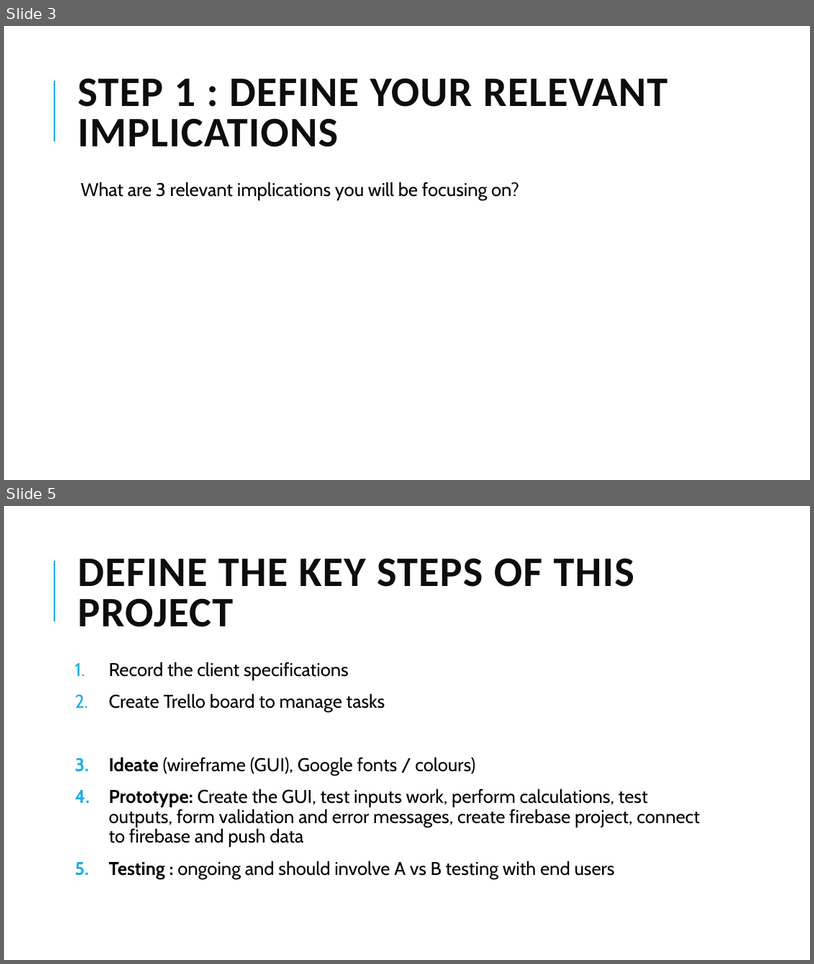
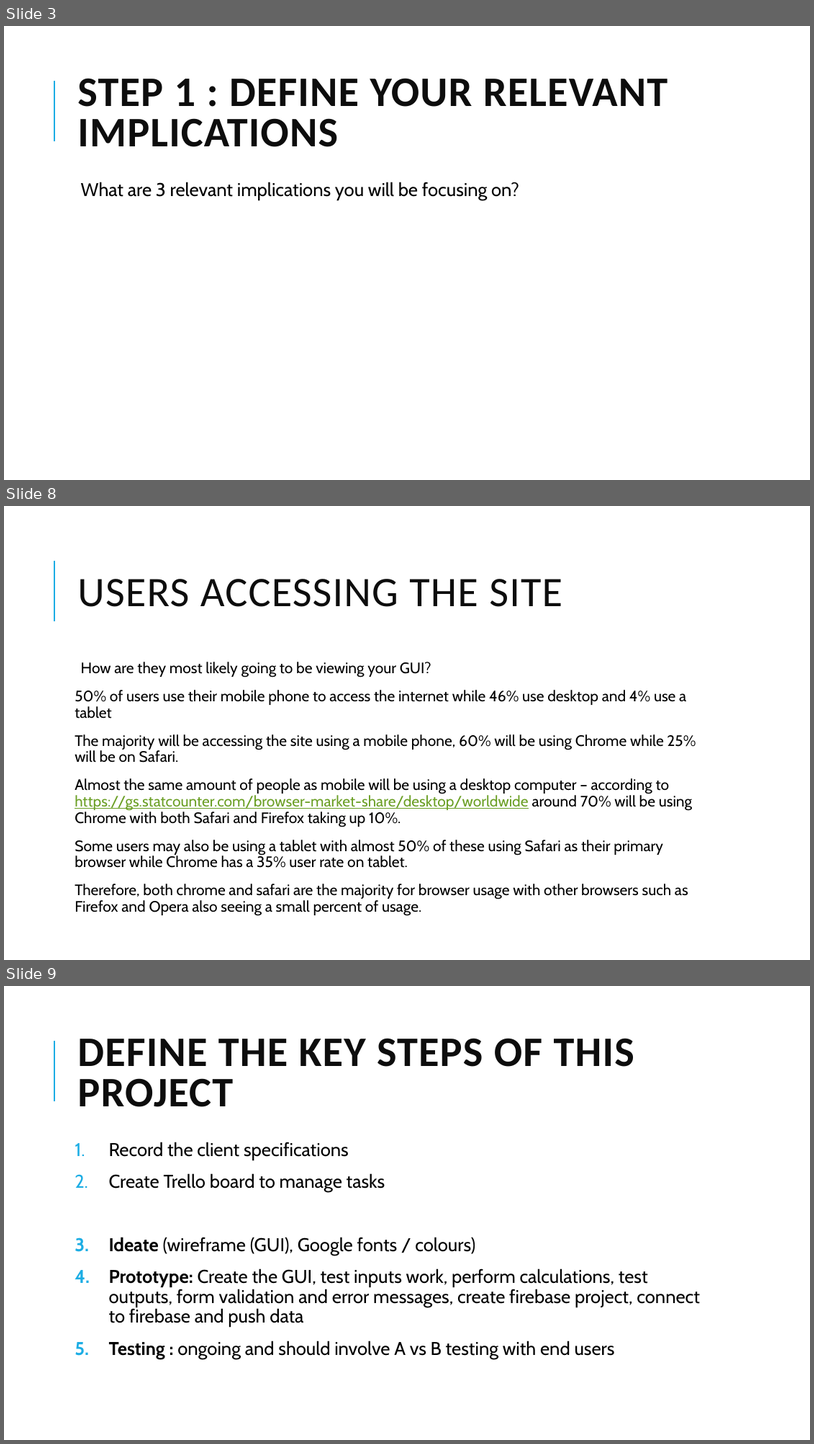
Before and after one commit to callumc20171/3.7-Assessment, a slide deck: 3.7 Assessment Resources 2020/3.7 3.8 portfolio.pptx. Shown one above the other, each under a label of ours: slides 3 and 5 before the commit, slides 3, 8 and 9 after it; the slides between them are not shown. The pictures are 814x964 and 814x1444 pixels, drawn with LibreOffice and Linux fonts; fonts in the diff are those of the drawing. Boxes give left, top, right and bottom in pixels: in the first picture for what was removed or moved away, otherwise in the second. Text is boxed around its words. In the diff, an @@ line names an element or a change of style, - is before the commit and + after.

```diff
--- a/3.7 Assessment Resources 2020/3.7 3.8 portfolio.pptx
+++ b/3.7 Assessment Resources 2020/3.7 3.8 portfolio.pptx
@@ slide 8 added at bbox=[4, 506, 810, 960], background #FFFFFF; not listed: 1 template element that a slide beside it also shows @@
@@ title added at bbox=[77, 579, 563, 607], 50 pt, text #0D0D0D @@
+USERS ACCESSING THE SITE
@@ text added at bbox=[75, 662, 696, 916], 18 pt, text #000000 @@
+  How are they most likely going to be viewing your GUI?
+50% of users use their mobile phone to access the internet while 46% use desktop and 4% use a tablet
+The majority will be accessing the site using a mobile phone, 60% will be using Chrome while 25% will be on Safari.
+Almost the same amount of people as mobile will be using a desktop computer – according to https://gs.statcounter.com/browser-market-share/desktop/worldwide around 70% will be using Chrome with both Safari and Firefox taking up 10%.
+Some users may also be using a tablet with almost 50% of these using Safari as their primary browser while Chrome has a 35% user rate on tablet.
+Therefore, both chrome and safari are the majority for browser usage with other browsers such as Firefox and Opera also seeing a small percent of usage.
@@ what was slide 5 is now slide 9 @@
```
Also in this commit, not shown: 2 slides changed, 3 other slides added, 11 other files.
